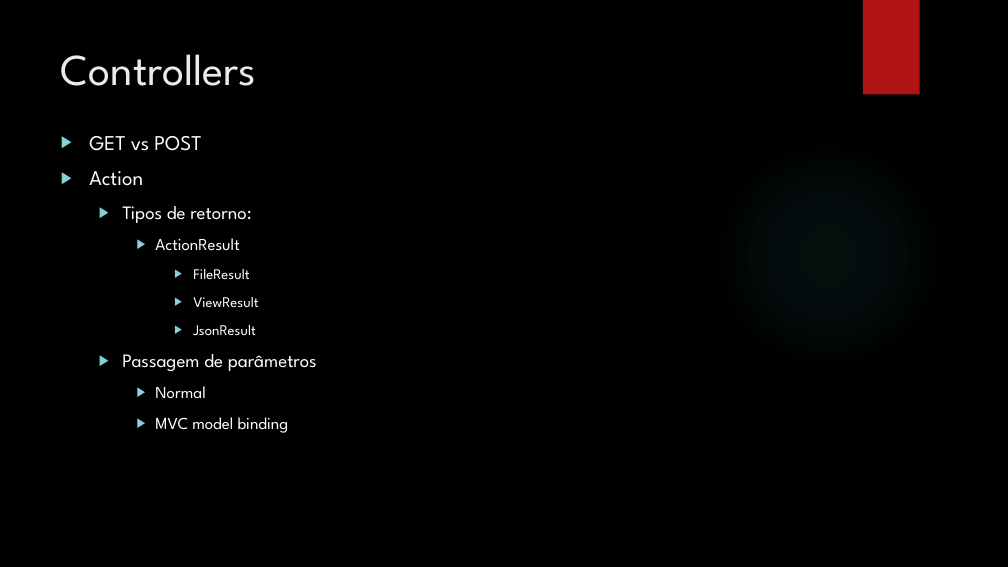
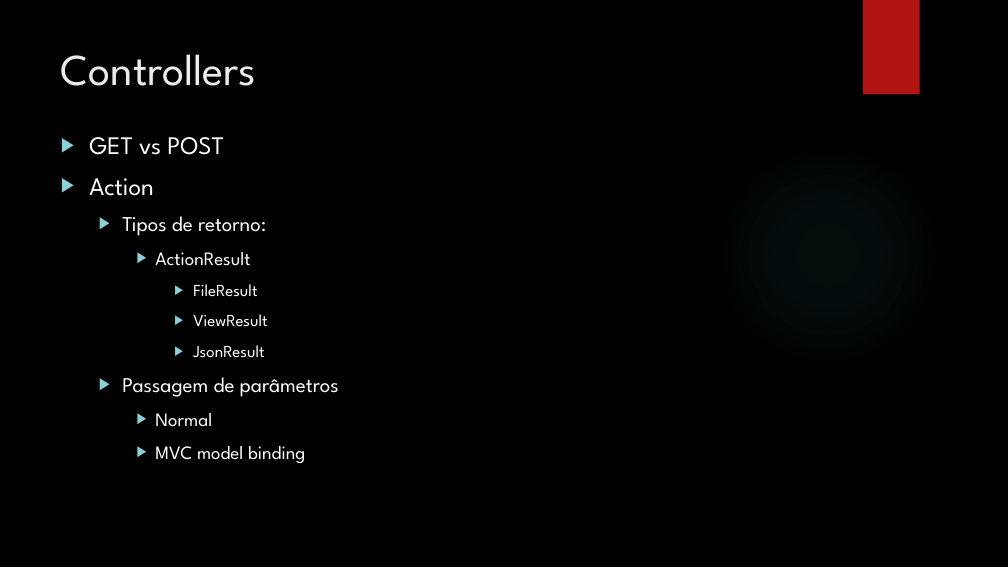
Before and after one commit to leolana/AspnetMvcLab, a slide deck: slide 17 of Presentation/AspNetMvc.pptx. Drawn at 1008x567 pixels with LibreOffice and Linux fonts; fonts in the diff are those of the drawing; background and template pictures are left out. Boxes give left, top, right and bottom in pixels: in the first picture for what was removed or moved away, otherwise in the second. Text is boxed around its words. In the diff, an @@ line names an element or a change of style, - is before the commit and + after.

```diff
--- a/Presentation/AspNetMvc.pptx
+++ b/Presentation/AspNetMvc.pptx
@@ text "GET vs POST" at [89,137,339,463]: size 20 to 24 pt in "GET vs POST", "Action"; size 18 to 20 pt in "Tipos de retorno:", "Passagem de parâmetros"; size 16 to 18 pt in "ActionResult", "Normal", "MVC model binding"; size 14 to 16 pt in "FileResult", "ViewResult", "JsonResult" @@
```
Also in this commit, not shown: 5 other slides changed, 2 slides added.
